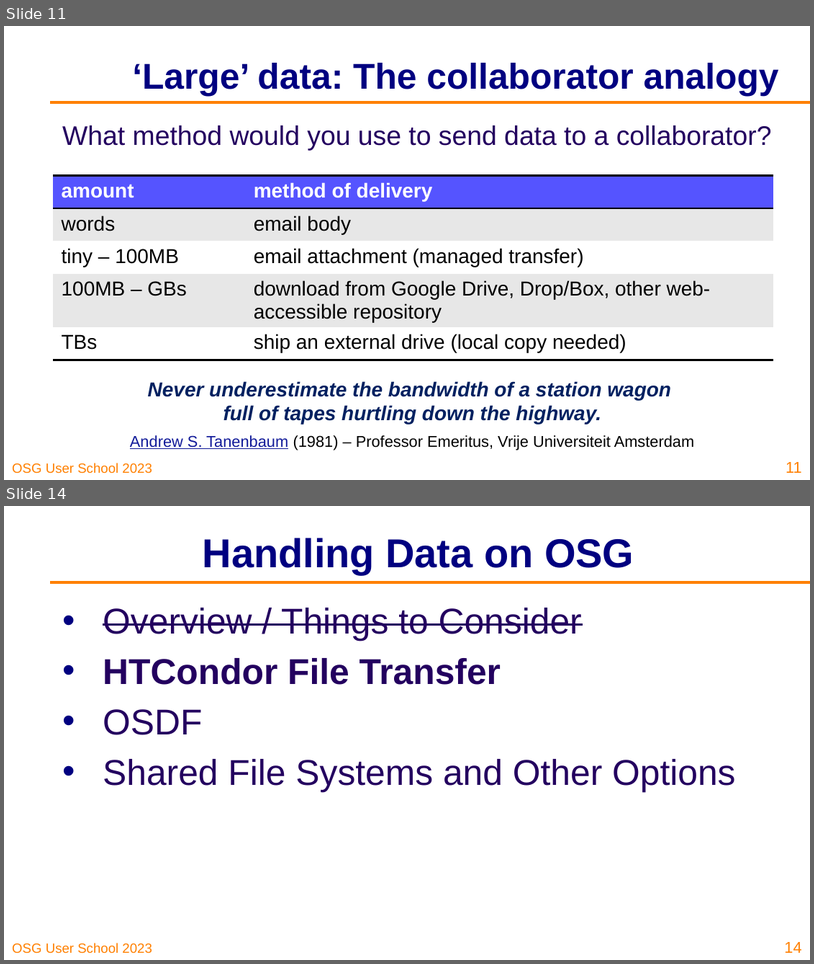
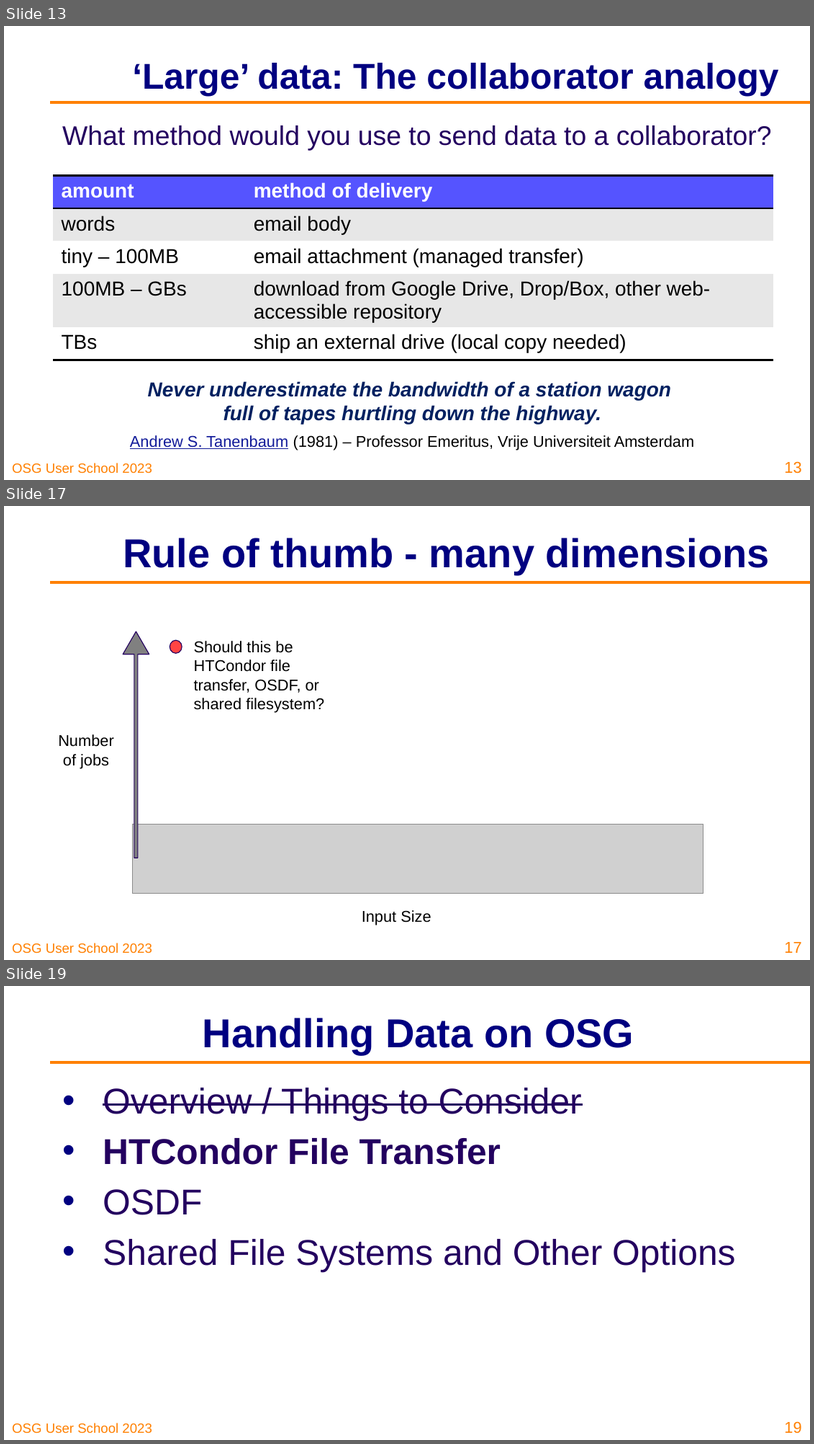
Before and after one commit to osg-htc/user-school-2023, a slide deck: docs/materials/data/files/osgus23-data.pptx. Shown one above the other, each under a label of ours: slides 11 and 14 before the commit, slides 13, 17 and 19 after it; the slides between them are not shown. The pictures are 814x964 and 814x1444 pixels, drawn with LibreOffice and Linux fonts; fonts in the diff are those of the drawing; grey boxes stand for pictures; background and template pictures are left out. Boxes give left, top, right and bottom in pixels: in the first picture for what was removed or moved away, otherwise in the second. Text is boxed around its words. In the diff, an @@ line names an element or a change of style, - is before the commit and + after.

```diff
--- a/docs/materials/data/files/osgus23-data.pptx
+++ b/docs/materials/data/files/osgus23-data.pptx
@@ slide 17 added at (x1=4, y1=506, x2=810, y2=960), background #FFFFFF; not listed: 2 template elements that a slide beside it also shows @@
@@ title added at (x1=123, y1=538, x2=770, y2=574), 36 pt, text #000080, bold @@
+Rule of thumb - many dimensions
@@ right arrow added at (x1=123, y1=631, x2=149, y2=857), fill #808080, outline #23005F 0.75 pt @@
@@ ellipse added at (x1=170, y1=640, x2=183, y2=653), fill #FF4444, outline #23005F 0.75 pt @@
@@ text added at (x1=194, y1=641, x2=324, y2=713), 14 pt, text #000000 @@
+Should this be HTCondor file transfer, OSDF, or shared filesystem?
@@ text added at (x1=58, y1=734, x2=114, y2=768), 14 pt, text #000000 @@
+Number
+of jobs
@@ picture added at (x1=132, y1=824, x2=703, y2=893) @@
@@ text added at (x1=362, y1=910, x2=431, y2=925), 14 pt, text #000000 @@
+Input Size
@@ page number added at (x1=784, y1=942, x2=802, y2=952), 14 pt, text #FF8000 @@
+17
@@ what was slide 11 is now slide 13 @@
@@ page number at (x1=784, y1=461, x2=802, y2=473): text changed @@
-11
+13
@@ what was slide 14 is now slide 19 @@
@@ page number at (x1=784, y1=1421, x2=802, y2=1433): text changed @@
-14
+19
```
Also in this commit, not shown: 16 slides changed, 14 other slides added, 11 slides removed, 1 other file.
